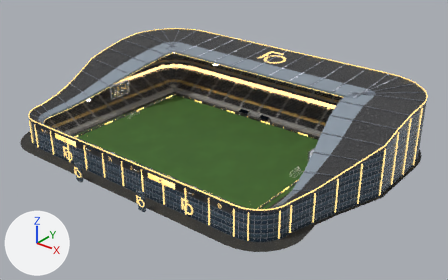
The glTF model public/models/buildings/terrain_L6.glb as it was, and as the next commit left it.
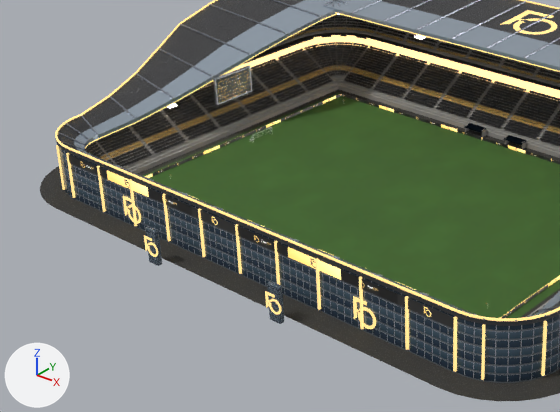
Each version is shown whole from a 50 mm lens placed at (184.8, -217.3, 139.8), pointed at (8.7, 2.8, 3.3), then close up on the part from 0% to 64% of the width and 16% to 92% of the height. Lighting does not change. The marker at lower left points along +X, +Y and +Z. The last two pictures show the newer version. Where no turn or scale is listed for an object, it has been applied to the vertices. Vertices at exactly the same position are counted once.

The first close-up shows 'concrete_L6', 'concrete_dark_L6', 'emissive_boards_L6', 'emissive_led_L6', 'emissive_windows_L6', 'facade_L6', 'membrane_L6', 'pitch_L4_L6', 'roof_glass_L6', 'seats_L6', 'seats_accent_L6', 'steel_L6' and 3 more.
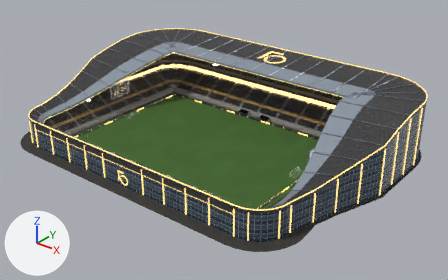
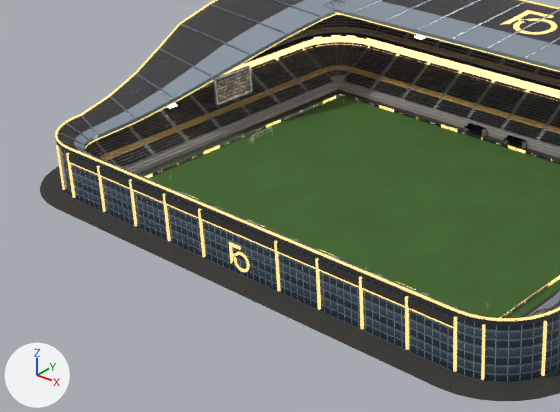
Where the newer file only moved an object's origin or applied its transform, the numbers keep the older frame.

Location of each change, (x1, y1, x2, y2) in pixels of the close-ups (560 x 412 px):
part 1 of me_concrete_dark_l6, added: after (68, 154, 454, 327)
part 2 of me_emissive_boards_l6, deleted: before (68, 154, 454, 328)
part 3 of me_emissive_led_l6, added: after (69, 162, 454, 329)
part 4 of me_emissive_led_l6, deleted: before (123, 196, 141, 224)
part 5 of me_emissive_led_l6, deleted: before (353, 296, 376, 329)
part 6 of me_emissive_led_l6, deleted: before (144, 235, 158, 257)
part 7 of me_emissive_led_l6, deleted: before (265, 291, 281, 315)
part 8 of me_emissive_led_l6, reshaped: before (235, 224, 242, 274); after (229, 242, 250, 272)
part 9 of me_facade_l6, deleted: before (145, 226, 162, 266)
part 10 of me_facade_l6, deleted: before (267, 281, 284, 324)

Edits to the bpy script that builds the scene:
```text
Change me_concrete_dark_l6:
    used by ob_concrete_dark_l6; location = (0.0, 5.1, 11.4)
    remove me_concrete_dark_l6.from_pydata(...)  # 643 vertices, 884 faces; spans x -94.0..94.0, y -69.0..69.0, z -11.0..11.0
    add me_concrete_dark_l6.from_pydata(...)  # 651 vertices, 896 faces; spans x -94.0..94.0, y -69.0..69.0, z -11.0..11.0
    me_concrete_dark_l6 part 1: a new loose piece, a box spanning x -62.0..62.0, y -62.86..-62.61, z -0.55..1.55, in mat_stand_concrete_dark (picture img_concrete_color)
Change me_emissive_boards_l6:
    used by ob_emissive_boards_l6; location = (0.0, -9.6, 6.5)
    remove me_emissive_boards_l6.from_pydata(...)  # 32 vertices, 60 faces; spans x -62.0..62.0, y -48.2..48.2, z -6.5..6.5
    add me_emissive_boards_l6.from_pydata(...)  # 24 vertices, 48 faces; spans x -57.6..57.6, y -29.0..48.2, z -6.5..-5.6
    me_emissive_boards_l6 part 2: the loose piece of 8 vertices spanning x -62.0..62.0, y -48.2..-47.9, z 4.1..6.5 is deleted
Change me_emissive_led_l6:
    used by ob_emissive_led_l6; location = (0.0, 3.0, 16.1)
    remove me_emissive_led_l6.from_pydata(...)  # 1746 vertices, 2952 faces; spans x -93.0..93.0, y -70.0..70.0, z -15.0..15.0
    add me_emissive_led_l6.from_pydata(...)  # 1236 vertices, 1934 faces; spans x -93.0..93.0, y -61.0..70.0, z -15.0..15.0
    me_emissive_led_l6 part 3: a new loose piece, a box spanning x -62.0..62.0, y -60.81..-60.51, z -5.47..-5.17, in mat_emissive_led (orange #c7a159, glowing beige #ffde93)
    me_emissive_led_l6 part 4: the loose piece of 170 vertices spanning x -41.0..-35.0, y -61.0, z -15.0..-8.0 is deleted
    me_emissive_led_l6 part 5: the loose piece of 170 vertices spanning x 35.0..41.0, y -61.0, z -15.0..-8.0 is deleted
    me_emissive_led_l6 part 6: the loose piece of 170 vertices spanning x -22.0..-18.0, y -70.0, z -14.0..-9.0 is deleted
    me_emissive_led_l6 part 7: the loose piece of 170 vertices spanning x 18.0..22.0, y -70.0, z -14.0..-9.0 is deleted
    me_emissive_led_l6 part 8: 4 vertices moved within x 0.0, y -61.0, z -15.0; 4 vertices removed from x 0.0, y -61.0, z -3.0; 166 vertices added at x -3.0..3.0, y -61.0, z -15.0..-8.0
    other edits to the shape of me_emissive_led_l6 do not show in these pictures
Change me_facade_l6:
    used by ob_facade_l6; location = (0.0, 2.8, 15.0)
    remove me_facade_l6.from_pydata(...)  # 280 vertices, 420 faces; spans x -92.0..92.0, y -69.0..69.0, z -15.0..15.0
    add me_facade_l6.from_pydata(...)  # 264 vertices, 396 faces; spans x -92.0..92.0, y -60.0..69.0, z -15.0..15.0
    me_facade_l6 part 9: the loose piece of 8 vertices spanning x -22.0..-18.0, y -69.0..-68.0, z -15.0..-6.0 is deleted
    me_facade_l6 part 10: the loose piece of 8 vertices spanning x 18.0..22.0, y -69.0..-68.0, z -15.0..-6.0 is deleted
```
